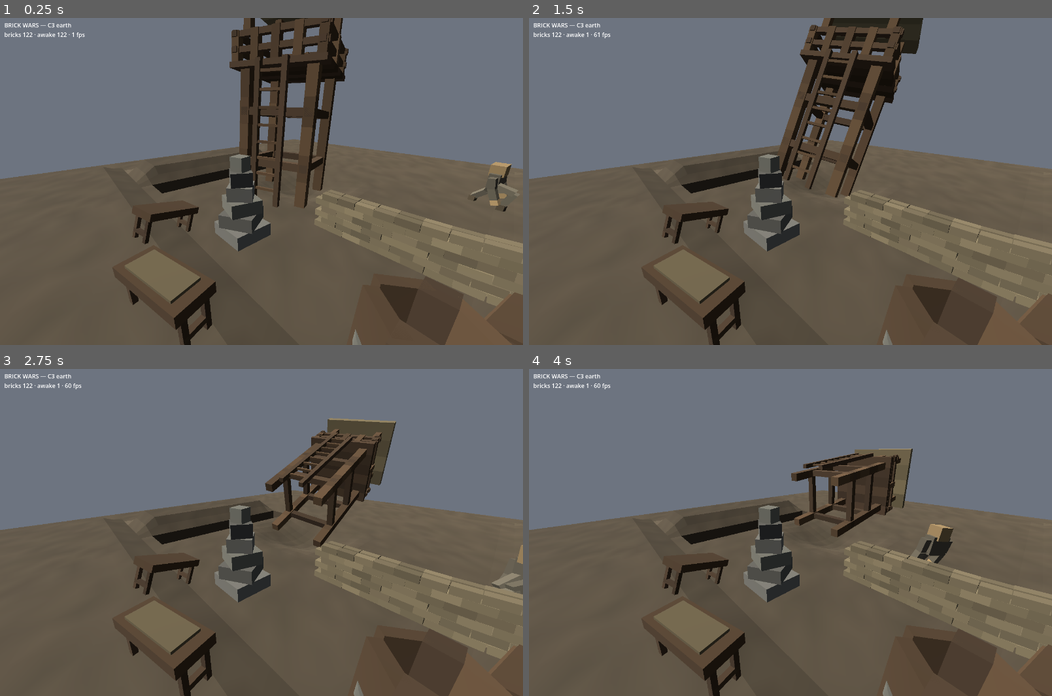
Above: before the commit, frames 1-4 (two rows, left to right).
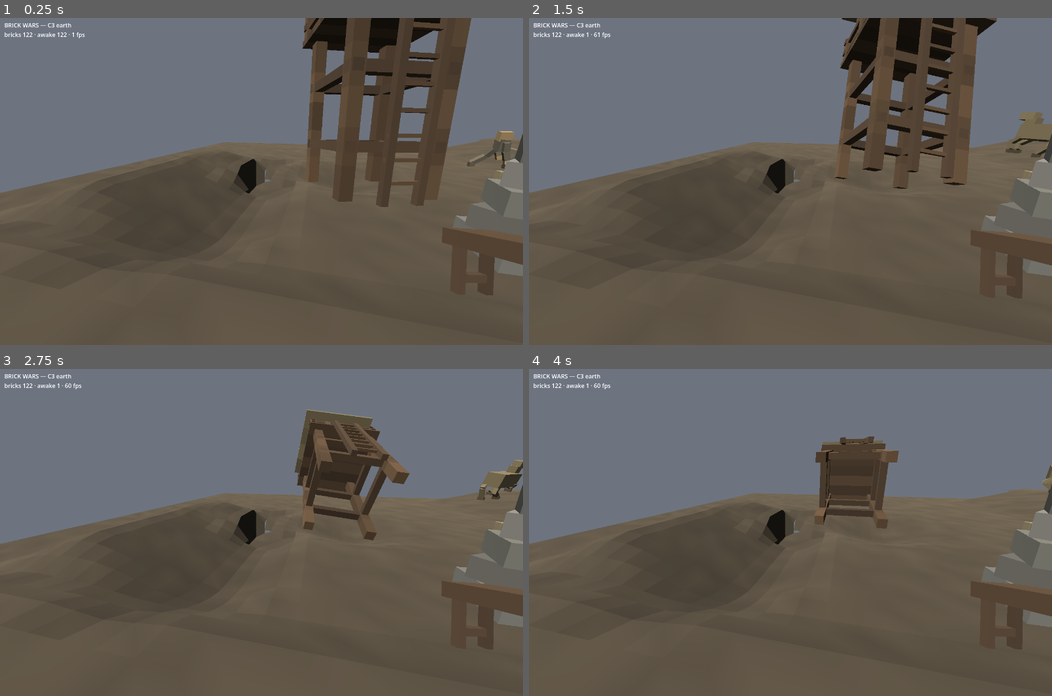
Above: after the commit, the same moments.

Repository: devmarissa/brick-wars
Game: Godot game, scene res://main.tscn
Same seed, same stepped clock (60 frames per second), same inputs: the game is played once before the commit and once after it.
Inputs:
- Up to frame 1 (0.25 s): no input
- Up to frame 2 (1.5 s): no input
- Up to frame 3 (2.75 s): no input
- Up to frame 4 (4 s): no input

The runs differ from the first frame. In frame 1, 27% of the frame differs, in the area x 0-100%, y 0-100%; in frame 2, 23%; in frame 3, 15%; in frame 4, 14%.

Commit message:
C3: slumping runs live, and revetment is what stops it
The settle queue is wired into the world now — a bounded number of cells a frame, then any
chunk it moved earth in is remeshed the same frame rather than the next, because a collapse
that takes three frames shown one frame late is most of the collapse.

Which immediately raised the thing §3 pairs slumping with. An unshored trench in loam does not
stand: loam holds 38°, a 140 cm cut over one cell is 70°, and the walls come down. That is
correct and it is also why real trenches are revetted. So `EarthField` grows a sparse shoring
table — timber, wattle, sandbag facing, corrugated sheet all do the same thing here — and
`EarthRepose` lets it win outright over the soil. Take the revetment away and the override
lifts, the queue wakes, and the wall comes down on its own. §3: *"a genuine loop: trenches need
maintenance, and destroying revetment is worth doing."*

The demo cuts one trench and shores half its length, which puts the whole of §3 in one frame.
Measured across it, before and after settling:

    shored   70  70  70  70   0 | -140 -140 -140 |  0   -2  -12  -28
      after  70  70  66  44  29 | -140 -140 -140 |  0   -2  -12  -28

    bare     70  70  70  70   0 | -140 -140 -140 |  0    0    0    0
      after  67  45  24   2 -20 |  -42  -64  -72 | -50 -29    0    0

The shored floor is untouched to the centimetre and its walls are still vertical. The same cut
without revetment is a shallow depression. The only thing that slumped on the shored side is
the parapet — spoil is `disturbed`, which is 38° less §4's 15, so a loose heap stands at 23°
and finds it.

One bug on the way, and it is the kind worth naming: `DemoGround` carved the field directly and
never told the settle queue, so nothing moved at all and the boot log said `0 column-cm` while
looking entirely plausible. Digging wakes the earth — that is the contract, there is no sweep
looking for faces that have stopped standing, and a cut that forgets to say so is a cut whose
walls never fall. Much harder to notice than a crash.

`docs/c3_slump.png` — slumped in front, revetted behind.

Gate: 24 cases, 996 checks.

Diff:
--- a/game/core/earth/field.gd
+++ b/game/core/earth/field.gd
@@ -41,6 +41,15 @@
 
 var palette: Array[StringName] = []
 var chunks: Dictionary = {}          ## Vector2i -> EarthChunk
+
+## Cells whose face is held by revetment, and the angle it holds them at. EARTH-SPEC §3.
+##
+## Sparse, because shoring is rare and deliberate: a few hundred cells along the walls of a trench
+## somebody built, against a map of millions. Timber, wattle, sandbag facing and corrugated sheet
+## all do the same thing here — they let a wall stand steeper than the soil ever would — and taking
+## the revetment away lifts the override, wakes the settle queue, and brings the wall down. §3 calls
+## that "a genuine loop: trenches need maintenance, and destroying revetment is worth doing."
+var shoring: Dictionary = {}         ## Vector2i -> whole degrees
 
 var _surface_cm := 0
 var _material_index := 0
@@ -169,6 +178,30 @@
 	var chunk := chunk_for(cell)
 	var local := local_of(cell)
 	chunk.set_surface_cm(local.x, local.y, height_cm - chunk.base_cm)
+
+
+## Hold a cell's face at a steeper angle than its soil would. Returns whether anything changed, so
+## a caller can decide whether to wake the settle queue rather than waking it unconditionally.
+func shore(cell: Vector2i, degrees: int) -> bool:
+	var was := int(shoring.get(cell, 0))
+	if was == degrees:
+		return false
+	if degrees <= 0:
+		shoring.erase(cell)
+	else:
+		shoring[cell] = degrees
+	return true
+
+
+## Take the revetment away. The wall does not fall here — it falls when the settle queue next looks
+## at it, which is the difference between a collapse and a deletion.
+func unshore(cell: Vector2i) -> bool:
+	return shore(cell, 0)
+
+
+## The angle revetment holds this cell at, or 0 for bare earth.
+func shoring_at(cell: Vector2i) -> int:
+	return int(shoring.get(cell, 0))
 
 
 # ---------------------------------------------------------------- digging
@@ -247,4 +280,13 @@
 		var chunk: EarthChunk = chunks[key]
 		for value in [key.x & 0xFFFF, key.y & 0xFFFF, chunk.rolling_hash()]:
 			hash = ((hash ^ int(value)) * 16777619) & 0xFFFFFFFF
+	# Shoring is state like any other: two clients that disagree about which walls are held would
+	# disagree about which ones fall, and that is exactly the drift §5 wants caught rather than
+	# assumed away. Sorted, because a dictionary's iteration order is not a promise.
+	var held: Array = shoring.keys()
+	held.sort_custom(func(a: Vector2i, b: Vector2i) -> bool:
+		return a.y < b.y if a.y != b.y else a.x < b.x)
+	for key in held:
+		for value in [key.x & 0xFFFF, key.y & 0xFFFF, int(shoring[key])]:
+			hash = ((hash ^ int(value)) * 16777619) & 0xFFFFFFFF
 	return hash
--- a/game/core/earth/repose.gd
+++ b/game/core/earth/repose.gd
@@ -55,6 +55,13 @@
 ## dug. §4 gives spoil repose −15°, which is why a parapet thrown up from a trench slumps in weather
 ## that the trench wall opposite shrugs off.
 static func for_column(field: EarthField, cell: Vector2i, materials: MaterialSet) -> int:
+	# Revetment wins outright rather than adding to the soil: a sandbag facing holds a wall at the
+	# angle the facing holds, and what is behind it stops being the question. Taking it away drops
+	# straight back to what the earth can do on its own, which is how a wall comes down when its
+	# shoring burns.
+	var held := field.shoring_at(cell)
+	if held > 0:
+		return clampi(held, MIN_DEGREES, MAX_DEGREES)
 	var degrees := degrees_of(materials, field.material_at(cell))
 	if field.is_disturbed(cell):
 		degrees -= EarthSpan.DISTURBED_REPOSE_PENALTY
--- a/game/core/earth/terrain.gd
+++ b/game/core/earth/terrain.gd
@@ -29,6 +29,12 @@
 
 var field: EarthField = null
 
+## The earth settling into its own angle of repose, a bounded number of cells a frame. Live rather
+## than run-to-rest: a wall that has just lost its revetment should come down over a second or two
+## while somebody watches, which is what §3 means by "real earth settling rather than a scripted
+## animation".
+var settle: EarthSettle = null
+
 var _palette: Palette = null
 var _materials: MaterialSet = null
 var _meshes: Dictionary = {}        ## Vector2i -> MeshInstance3D
@@ -42,6 +48,7 @@
 	terrain.field = field_
 	terrain._palette = palette
 	terrain._materials = materials
+	terrain.settle = EarthSettle.of(materials)
 	return terrain
 
 
@@ -61,6 +68,8 @@
 ## Mark a chunk for rebuild, and its neighbours with it: a column on a border helps decide the
 ## corner heights of the chunk next door, so a dig at the edge changes two meshes.
 func touch(cell: Vector2i) -> void:
+	if settle != null:
+		settle.disturb(cell)
 	var home := EarthField.chunk_of(cell)
 	for dz in [-1, 0, 1]:
 		for dx in [-1, 0, 1]:
@@ -74,6 +83,15 @@
 
 
 func _physics_process(_delta: float) -> void:
+	# Settle first, then remesh, so a chunk the settle queue just moved earth in is rebuilt this
+	# frame rather than next. The other way round shows the collapse a frame late, which on a
+	# slump that takes a second is invisible — and on one that takes three frames is most of it.
+	var was := settle.moved_cm
+	settle.run(field)
+	if settle.moved_cm != was:
+		for key in field.chunks:
+			if (field.chunks[key] as EarthChunk).dirty and not _queue.has(key):
+				_queue.append(key)
 	for i in mini(REMESH_PER_FRAME, _queue.size()):
 		_remesh(_queue.pop_front())
 
@@ -117,6 +135,7 @@
 		var mesh: ArrayMesh = (_meshes[key] as MeshInstance3D).mesh
 		if mesh != null and mesh.get_surface_count() > 0:
 			triangles += mesh.surface_get_arrays(0)[Mesh.ARRAY_VERTEX].size() / 3
-	return "earth: %d chunk(s), %d columns, %d triangles, %d kB of field" % [
+	return "earth: %d chunk(s), %d columns, %d triangles, %d kB of field, %d cell(s) shored\n  %s" % [
 		field.chunks.size(), field.chunks.size() * EarthChunk.CELLS, triangles,
-		field.chunks.size() * EarthChunk.CELLS * EarthChunk.BYTES_PER_COLUMN / 1024]
+		field.chunks.size() * EarthChunk.CELLS * EarthChunk.BYTES_PER_COLUMN / 1024,
+		field.shoring.size(), settle.report()]
--- a/game/core/mode/demo_ground.gd
+++ b/game/core/mode/demo_ground.gd
@@ -48,20 +48,25 @@
 const PARAPET_CELLS := 6
 
 
+## How steep the revetment holds a wall. Timber and sandbag facing stand near-vertical, which is
+## the whole reason trenches are revetted at all — loam holds 38° and a 38° trench is a ditch.
+const SHORING_DEGREES := 80
+
+
 ## Sculpt the starting ground, cut the trench, and hand back how much earth moved.
-static func make(field: EarthField) -> int:
+static func make(field: EarthField, settle: EarthSettle) -> int:
 	var reach := int(EXTENT_M / EarthField.CELL_M)
 	for cz in range(-reach, reach + 1):
 		for cx in range(-reach, reach + 1):
 			var centre := EarthField.centre_of(Vector2i(cx, cz))
 			field.sculpt(Vector2i(cx, cz), roundi(TestGround.height_at(centre.x, centre.y) * 100.0))
-	return _cut_trench(field)
+	return _cut_trench(field, settle)
 
 
 ## A trench, dug rather than sculpted: it carves real volume out and piles every centimetre of it
 ## on the parapet, so the ground either side is `disturbed` and the field has as much earth in it
 ## afterwards as before.
-static func _cut_trench(field: EarthField) -> int:
+static func _cut_trench(field: EarthField, settle: EarthSettle) -> int:
 	var moved := 0
 	var from_z := int(TRENCH_FROM_Z / EarthField.CELL_M)
 	var to_z := int(TRENCH_TO_Z / EarthField.CELL_M)
@@ -72,6 +77,16 @@
 		var spoil := 0
 		for cx in range(centre_x - half, centre_x + half + 1):
 			spoil += field.carve(Vector2i(cx, cz), TRENCH_DEPTH_CM)
+			# Digging wakes the earth. That is the contract — nothing sweeps the map looking for
+			# faces that have stopped standing — so a cut that forgot to say so is a cut whose
+			# walls never fall, which is a much harder thing to notice than a crash.
+			settle.disturb(Vector2i(cx, cz))
+		# The northern half is revetted and the southern half is bare, which is the whole of §3 in
+		# one trench: the shored walls stand where they were cut, and the moment the settle queue
+		# reaches the unshored end it slumps to what loam actually holds — 38°, which is a ditch.
+		if cz < (from_z + to_z) / 2:
+			for cx in range(centre_x - half - 1, centre_x + half + 2):
+				field.shore(Vector2i(cx, cz), SHORING_DEGREES)
 		moved += spoil
 		# All of it onto one side, which is what gives a trench a parapet and a firing step rather
 		# than a symmetrical ditch. Spread rather than piled — see `PARAPET_CELLS`.
@@ -82,4 +97,5 @@
 			# division. §4 means it, and a rounding leak is still a leak.
 			var share := each if i < PARAPET_CELLS - 1 else spoil - each * (PARAPET_CELLS - 1)
 			field.deposit(Vector2i(lip - i, cz), share)
+			settle.disturb(Vector2i(lip - i, cz))
 	return moved
--- a/game/core/mode/sandbox.gd
+++ b/game/core/mode/sandbox.gd
@@ -203,11 +203,10 @@
 ## case asserts exact numbers against it. What changed is what the sandbox stands on.
 func _add_ground(content: Module) -> void:
 	var field := EarthField.flat(content.materials, 0)
-	var moved := DemoGround.make(field)
 	earth = EarthTerrain.of(field, content.palette, content.materials)
+	_earth_moved = DemoGround.make(field, earth.settle)
 	add_child(earth)
 	earth.build_all()
-	_earth_moved = moved
 
 
 ## The plate, with its top face at y = 0. Static and separate for the same reason
@@ -271,6 +270,6 @@
 	# Aimed along the trench at C3. The creatures are still in frame, but the subject is the ground
 	# now: a cut with vertical walls, its own spoil heaped beside it as a smooth parapet, and the
 	# ramp behind — one picture with both halves of the meshing rule in it.
-	cam.global_position = Vector3(1.4, 3.6, 4.8)
-	cam.look_at(Vector3(-7.2, -0.3, -2.8))
+	cam.global_position = Vector3(-6.6, 2.2, 5.6)
+	cam.look_at(Vector3(-9.0, -0.6, -4.0))
 	cam.current = true
Binary file added: game/docs/c3_slump.png
Not shown, added: game/docs/c3_slump.png.import
